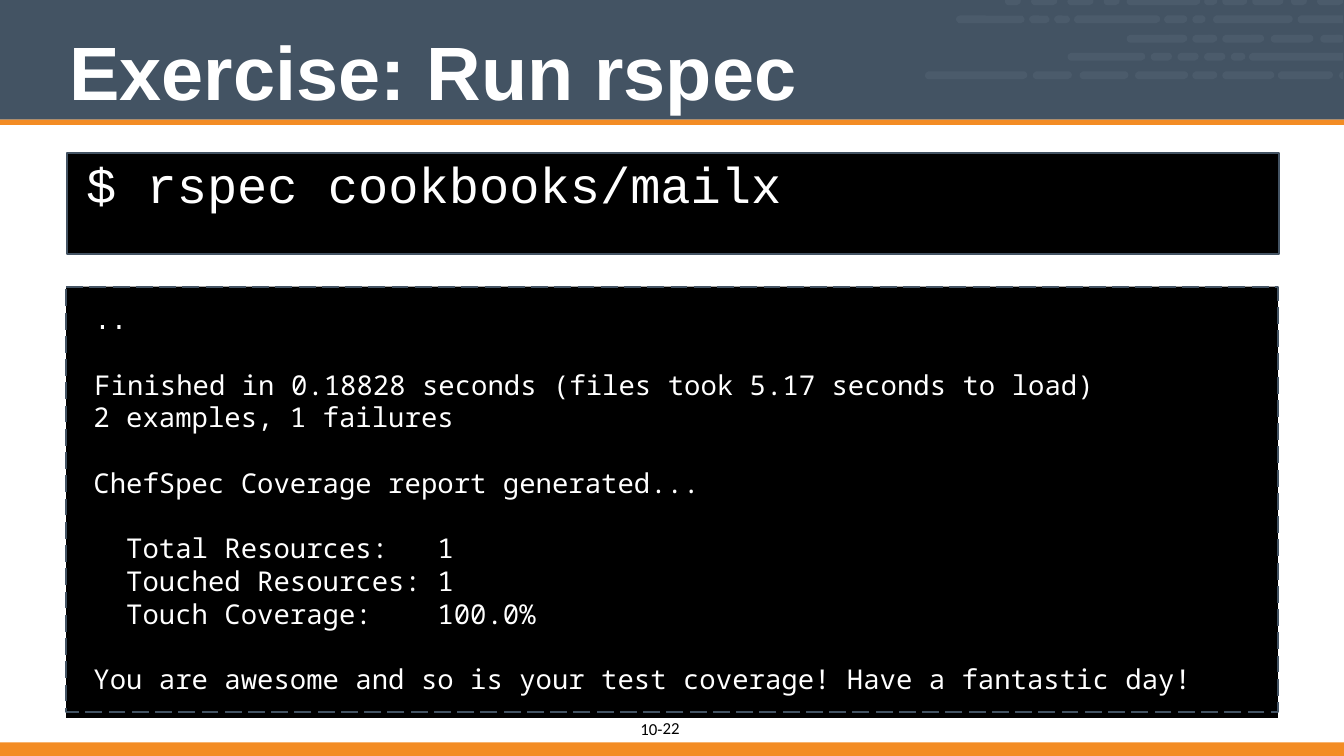
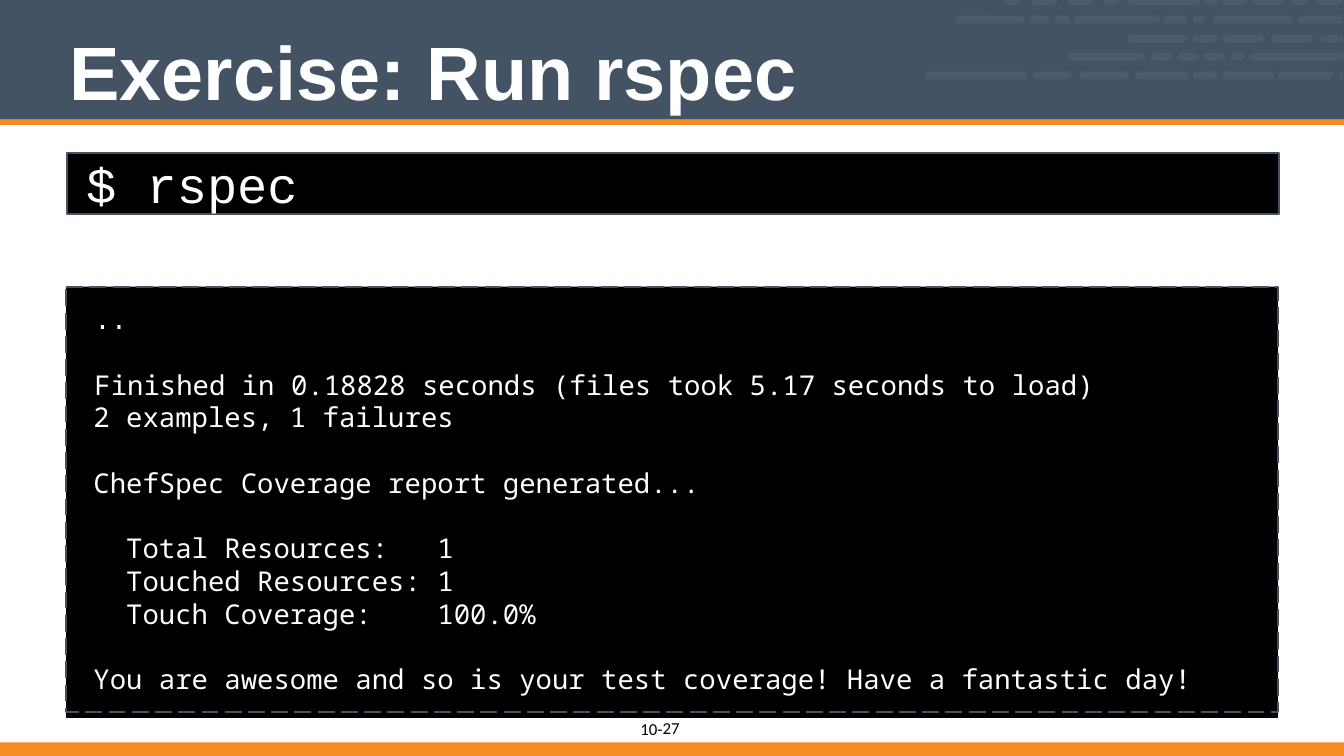
Before and after one commit to vinyar/chef-intermediate, a slide deck: slide 27 of 10-introduction_to_chefspec.pptx (slide 22 before the commit). Drawn at 1344x756 pixels with LibreOffice and Linux fonts; fonts in the diff are those of the drawing. Boxes give left, top, right and bottom in pixels: in the first picture for what was removed or moved away, otherwise in the second. Text is boxed around its words. In the diff, an @@ line names an element or a change of style, - is before the commit and + after.

Commit message:
Update Intro to ChefSpec (Module 10)
* Updated the fonts and formatting
* Updated the commands to remove the 'require_relative'
* Updated to use 'rspec --init' to generate the spec directory
* Added the command generate the spec/unit directory
* Changed coverge to now use ChefSpec::Coverage.start! instead of report! in an at_exit block
* Changed Runner to SoloRunner
* Incluced details about the two different mailx package per platform
* Called the platforms by their platform name instead of platform family

```diff
--- a/10-introduction_to_chefspec.pptx
+++ b/10-introduction_to_chefspec.pptx
@@ rectangle "$ rspec": place and size @@
-rectangle "$ rspec" at (67,153,1279,254)
+rectangle "$ rspec" at (67,153,1279,215)
@@ text in rectangle at (147,176,298,218): text changed @@
-$ rspec cookbooks/mailx
+$ rspec
@@ page number at (663,723,680,734): text changed @@
-22
+27
```
Also in this commit, not shown: 17 other slides changed, 6 slides added, 1 slide removed.
